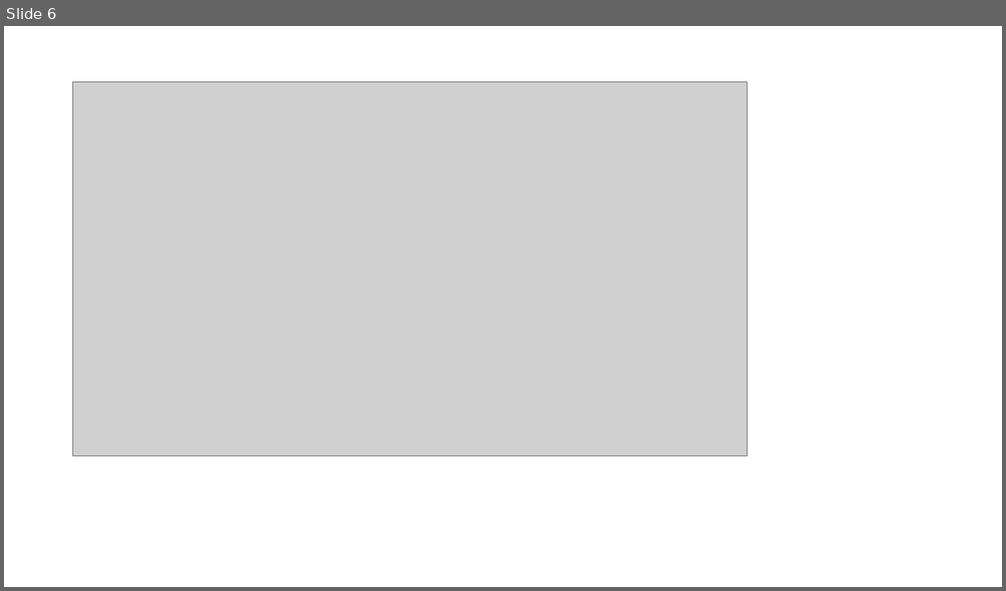
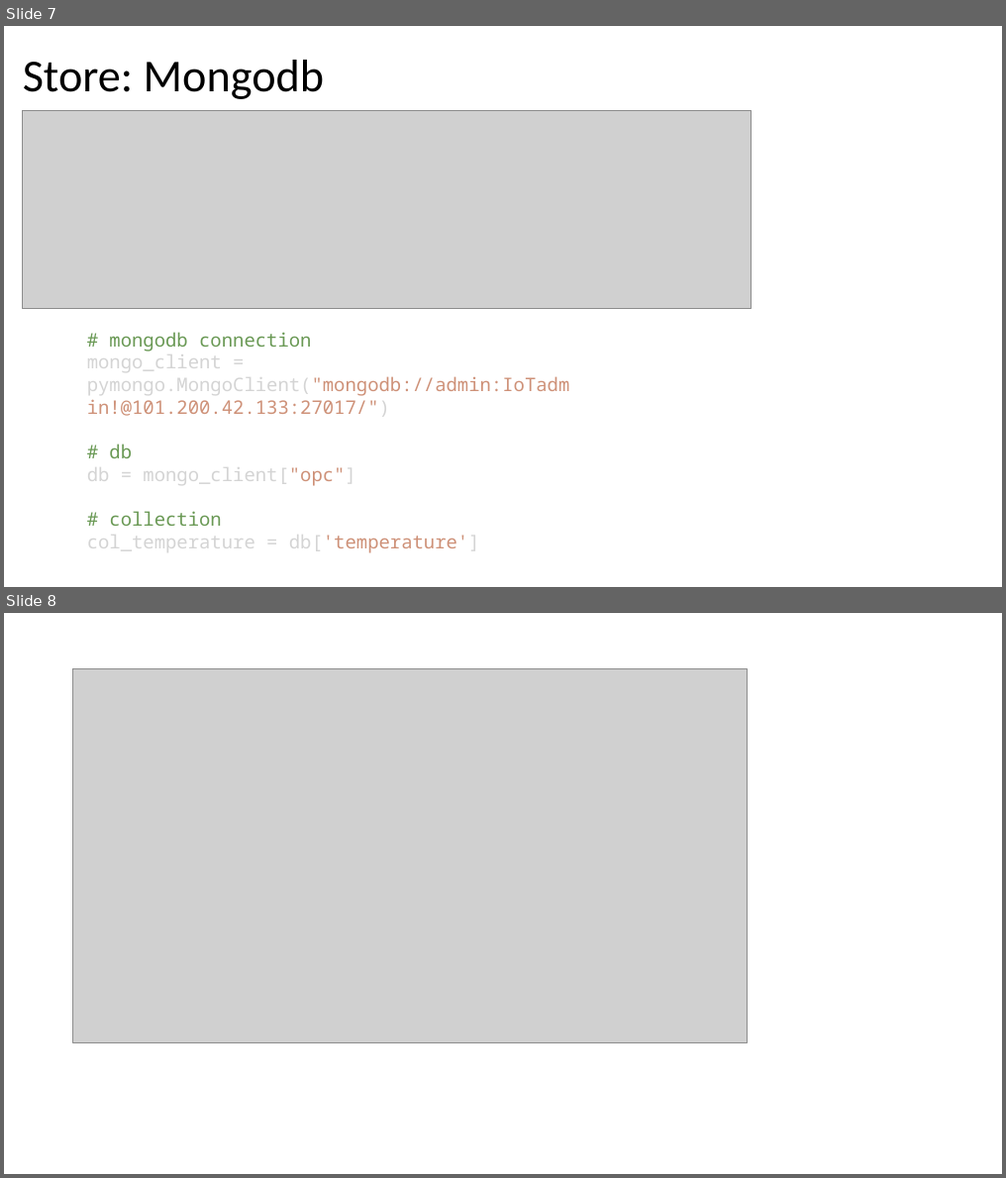
Before and after one commit to stvgz/python-opc-example, a slide deck: opc-ua-examples.pptx. Shown one above the other, each under a label of ours: slide 6 before the commit, slides 7 and 8 after it. The pictures are 1006x591 and 1006x1178 pixels, drawn with LibreOffice and Linux fonts; fonts in the diff are those of the drawing; grey boxes stand for pictures. Boxes give left, top, right and bottom in pixels: in the first picture for what was removed or moved away, otherwise in the second. Text is boxed around its words. In the diff, an @@ line names an element or a change of style, - is before the commit and + after.

```diff
--- a/opc-ua-examples.pptx
+++ b/opc-ua-examples.pptx
@@ slide 7 added at <box>4,26,1002,587</box>, background #FFFFFF @@
@@ title added at <box>23,60,324,99</box>, 44 pt, text #000000 @@
+Store: Mongodb
@@ picture added at <box>22,110,751,308</box> @@
@@ text added at <box>87,332,570,554</box>, 18 pt, text #D4D4D4 @@
+# mongodb connection
+mongo_client = pymongo.MongoClient("mongodb://admin:IoTadmin!@101.200.42.133:27017/")
+# db
+db = mongo_client["opc"]
+# collection
+col_temperature = db['temperature']
@@ what was slide 6 is now slide 8 @@
```
Also in this commit, not shown: 2 other slides added, 1 slide removed, 1 other file.
